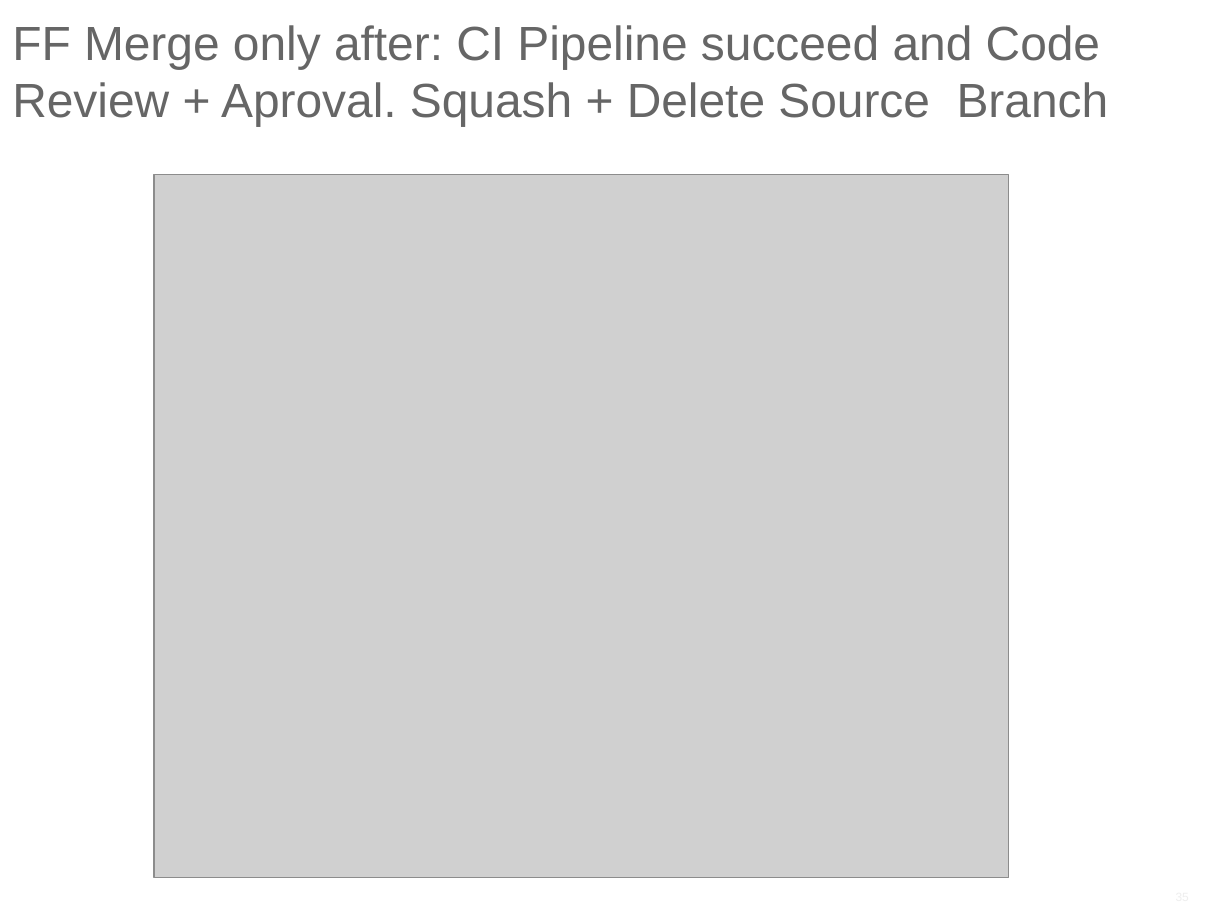
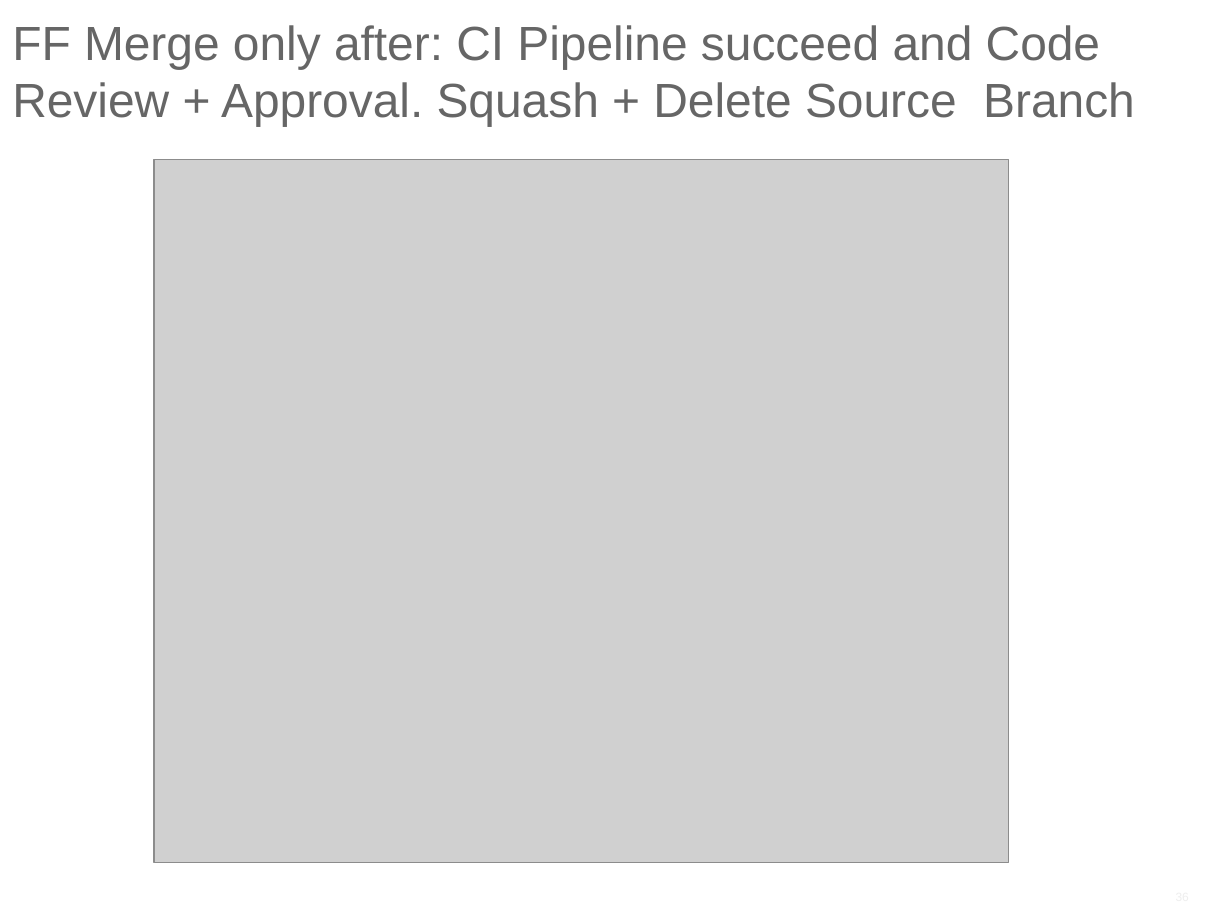
Before and after one commit to ilyaro/mysite, a slide deck: slide 36 of WorkStuff/Courses/Git/Git_Gitlab_Best_Practices/Git_Gitlab_BestPractices.pptx (slide 35 before the commit). Drawn at 1232x924 pixels with LibreOffice and Linux fonts; fonts in the diff are those of the drawing; grey boxes stand for pictures. Boxes give left, top, right and bottom in pixels: in the first picture for what was removed or moved away, otherwise in the second. Text is boxed around its words. In the diff, an @@ line names an element or a change of style, - is before the commit and + after.

Commit message:
FF Mere of Merge Request

```diff
--- a/WorkStuff/Courses/Git/Git_Gitlab_Best_Practices/Git_Gitlab_BestPractices.pptx
+++ b/WorkStuff/Courses/Git/Git_Gitlab_Best_Practices/Git_Gitlab_BestPractices.pptx
@@ title at (12, 25, 1135, 126): text changed @@
-FF Merge only after: CI Pipeline succeed and Code Review + Aproval. Squash + Delete Source Branch
+FF Merge only after: CI Pipeline succeed and Code Review + Approval. Squash + Delete Source Branch
@@ picture: place and size @@
-picture at (154, 175, 1009, 878)
+picture at (154, 159, 1009, 862)
```
Also in this commit, not shown: 4 other slides changed, 1 slide added.
